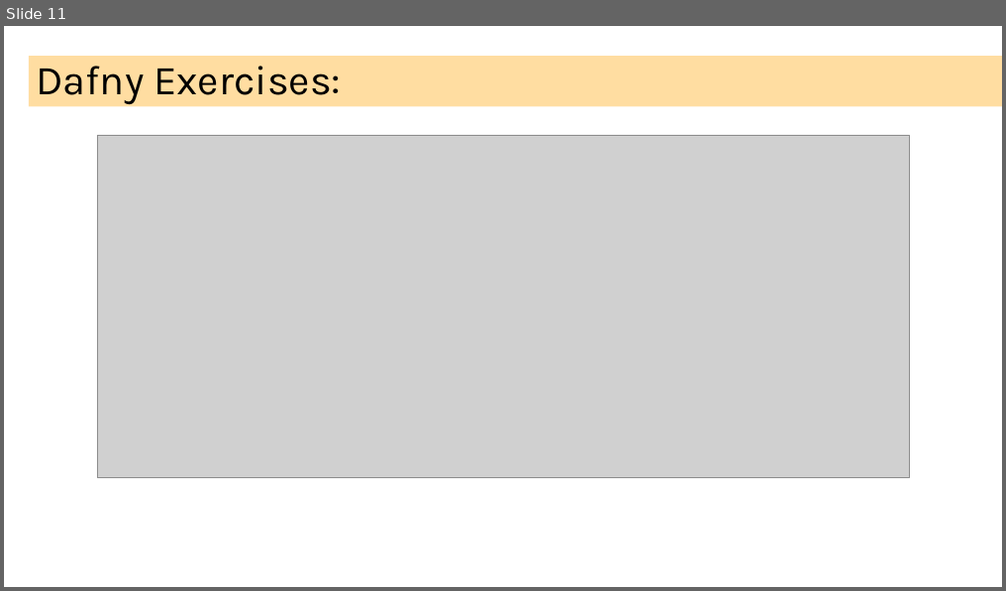
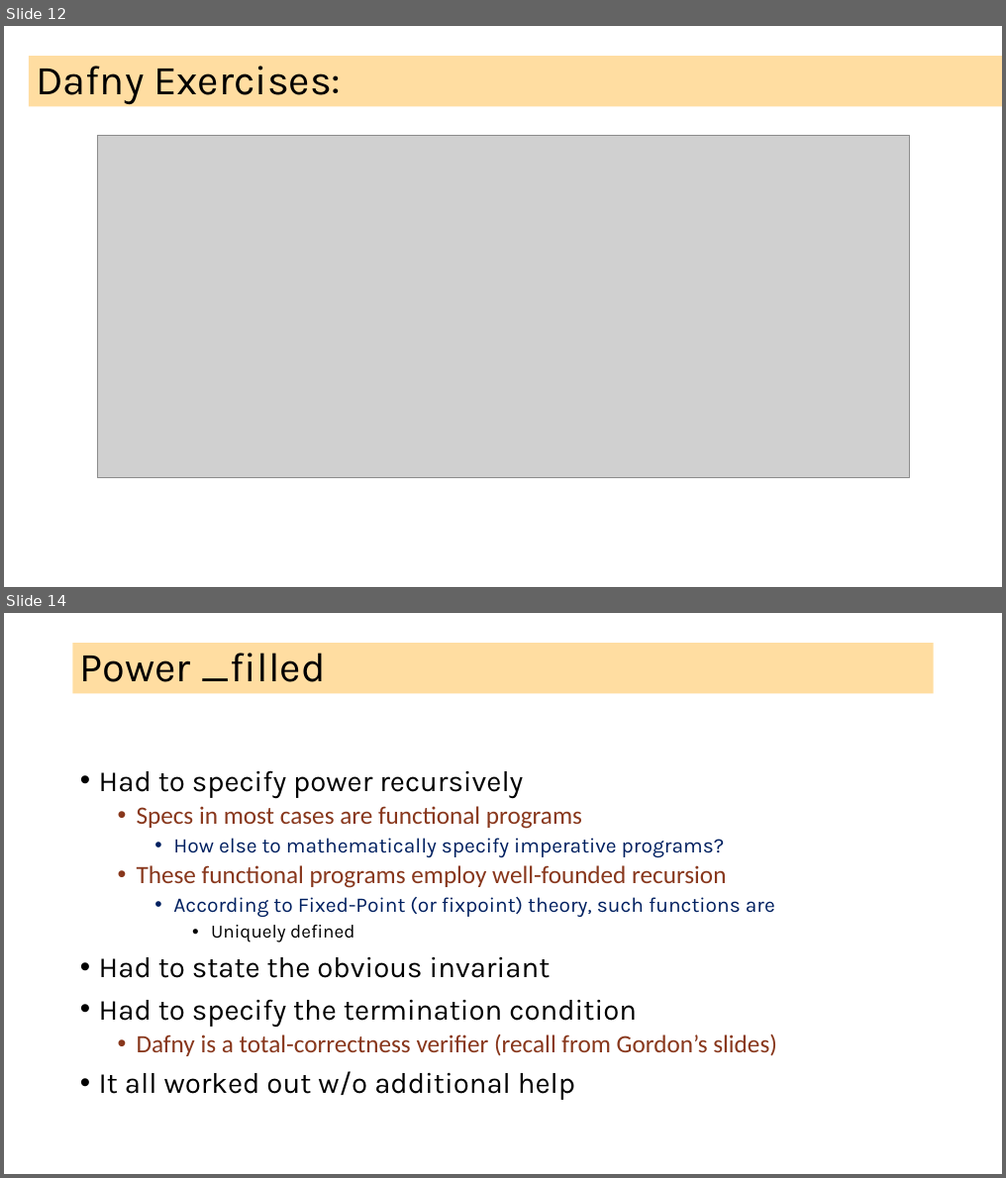
Before and after one commit to ganeshutah/cs6110s22, a slide deck: Lec17/Lec17.pptx. Shown one above the other, each under a label of ours: slide 11 before the commit, slides 12 and 14 after it; the slides between them are not shown. The pictures are 1006x591 and 1006x1178 pixels, drawn with LibreOffice and Linux fonts; fonts in the diff are those of the drawing; grey boxes stand for pictures. Boxes give left, top, right and bottom in pixels: in the first picture for what was removed or moved away, otherwise in the second. Text is boxed around its words. In the diff, an @@ line names an element or a change of style, - is before the commit and + after.

Commit message:
dafny

```diff
--- a/Lec17/Lec17.pptx
+++ b/Lec17/Lec17.pptx
@@ slide 14 added at [4, 613, 1002, 1174], background #FFFFFF @@
@@ title added at [73, 643, 934, 694], fill #FFBD47 at 51% opacity, 39.6 pt, text #000000 @@
+Power _filled
@@ text added at [99, 770, 777, 1100], 24 pt, text #88371D @@
+• Had to specify power recursively
+  • Specs in most cases are functional programs
+    • How else to mathematically specify imperative programs?
+  • These functional programs employ well-founded recursion
+    • According to Fixed-Point (or fixpoint) theory, such functions are
+      • Uniquely defined
+• Had to state the obvious invariant
+• Had to specify the termination condition
+  • Dafny is a total-correctness verifier (recall from Gordon’s slides)
+• It all worked out w/o additional help
@@ what was slide 11 is now slide 12 @@
```
Also in this commit, not shown: 1 slide changed, 6 other slides added, 3 other files.
